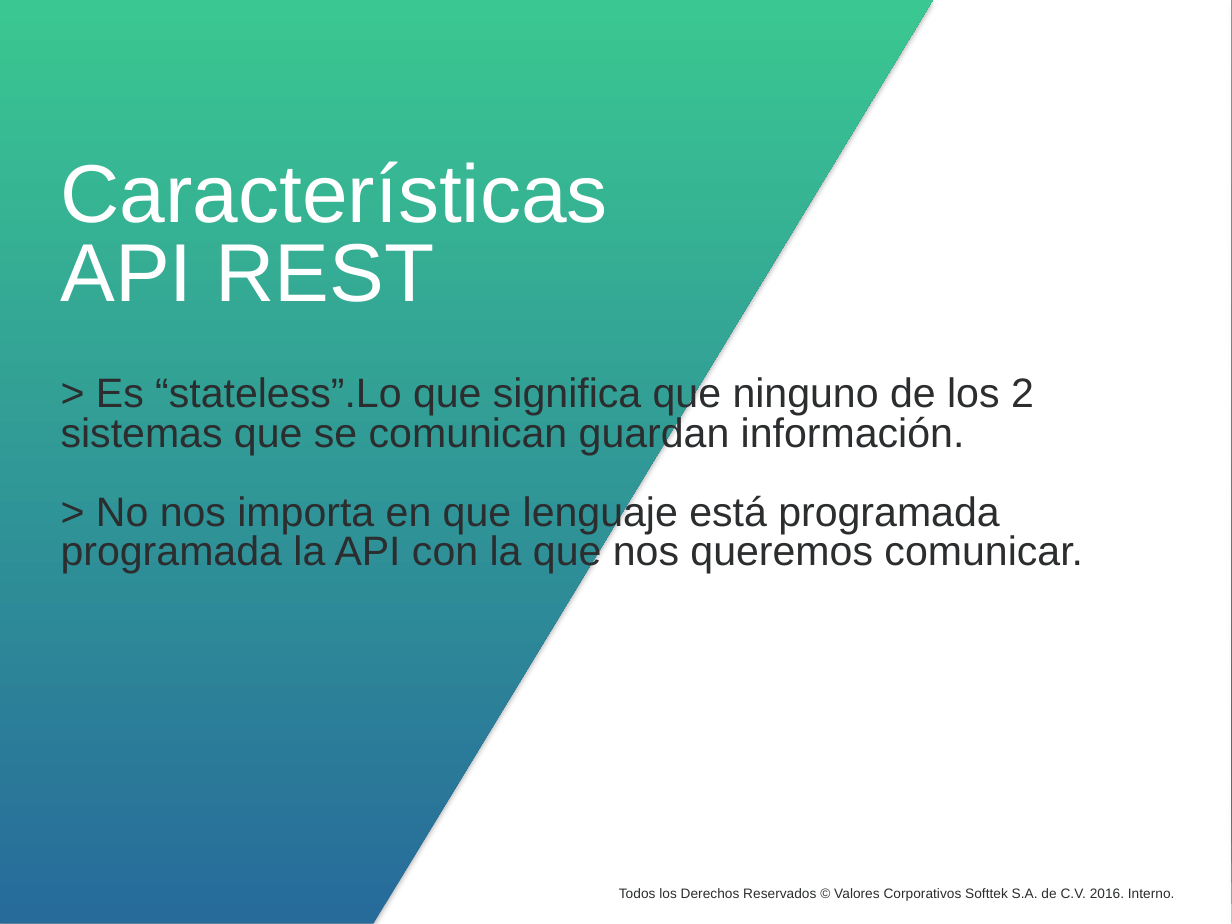
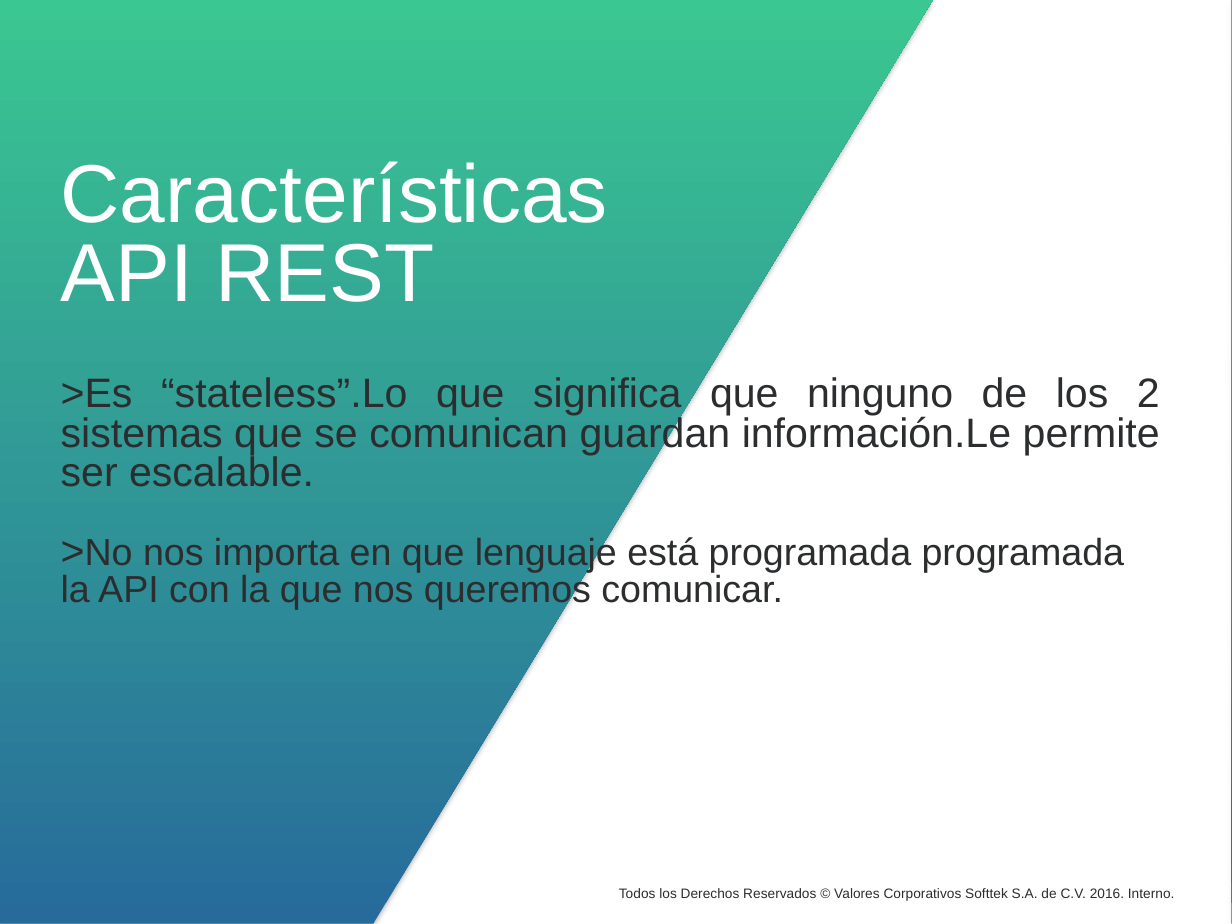
Before and after one commit to precagno/clase_slim, a slide deck: slide 8 of ppt_capacitacion_slim.pptx. Drawn at 1232x924 pixels with LibreOffice and Linux fonts; fonts in the diff are those of the drawing; background and template pictures are left out. Boxes give left, top, right and bottom in pixels: in the first picture for what was removed or moved away, otherwise in the second. Text is boxed around its words. In the diff, an @@ line names an element or a change of style, - is before the commit and + after.

```diff
--- a/ppt_capacitacion_slim.pptx
+++ b/ppt_capacitacion_slim.pptx
@@ text at <box>61,377,1160,609</box>: text changed @@
-> Es “stateless”.Lo que significa que ninguno de los 2 sistemas que se comunican guardan información.
-> No nos importa en que lenguaje está programada programada la API con la que nos queremos comunicar.
+>Es “stateless”.Lo que significa que ninguno de los 2 sistemas que se comunican guardan información.Le permite ser escalable.
+>No nos importa en que lenguaje está programada programada la API con la que nos queremos comunicar.
```
Also in this commit, not shown: 1 other slide changed, 5 slides added, 1 slide removed.
